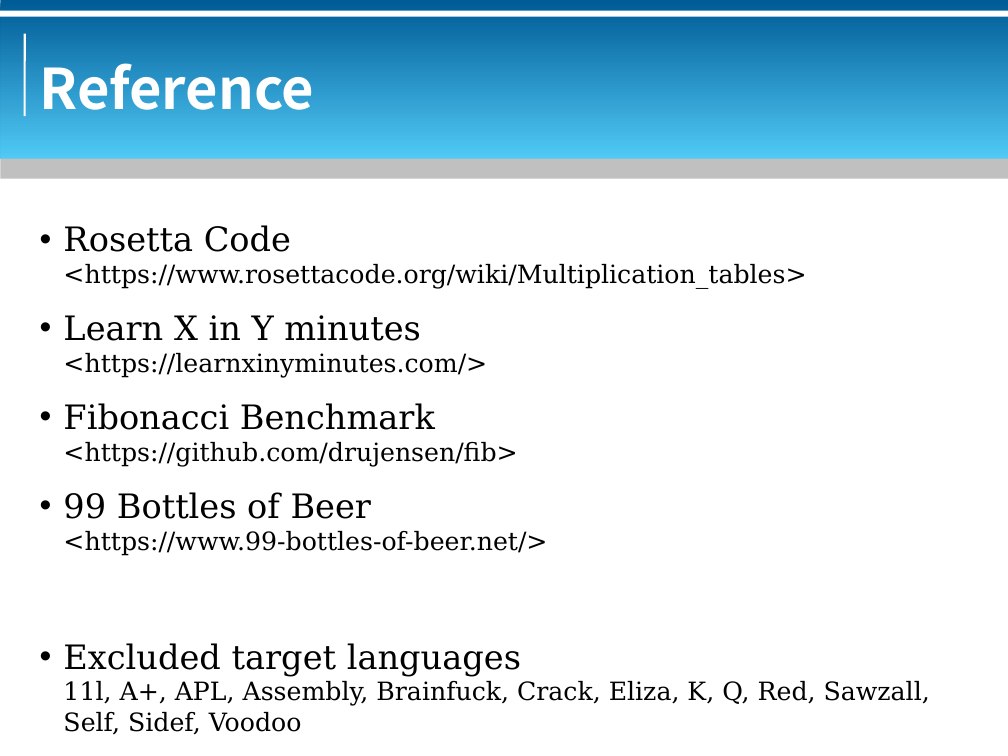
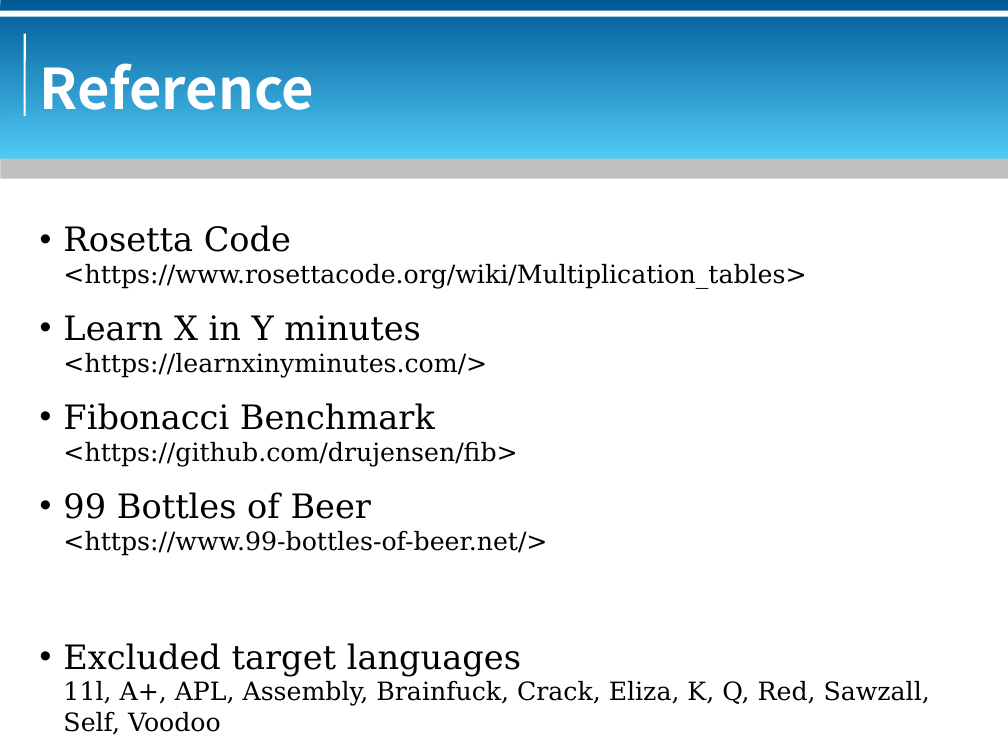
Before and after one commit to bluebat/.presentations, a slide deck: slide 96 of multiplication-table.odp (slide 95 before the commit). Drawn at 1008x756 pixels with LibreOffice and Linux fonts; fonts in the diff are those of the drawing; background and template pictures are left out. Boxes give left, top, right and bottom in pixels: in the first picture for what was removed or moved away, otherwise in the second. Text is boxed around its words. In the diff, an @@ line names an element or a change of style, - is before the commit and + after.

```diff
--- a/multiplication-table.odp
+++ b/multiplication-table.odp
@@ text at (63,681,930,734): text changed @@
-11l, A+, APL, Assembly, Brainfuck, Crack, Eliza, K, Q, Red, Sawzall, Self, Sidef, Voodoo
+11l, A+, APL, Assembly, Brainfuck, Crack, Eliza, K, Q, Red, Sawzall, Self, Voodoo
```
Also in this commit, not shown: 1 other slide changed, 1 slide added.
